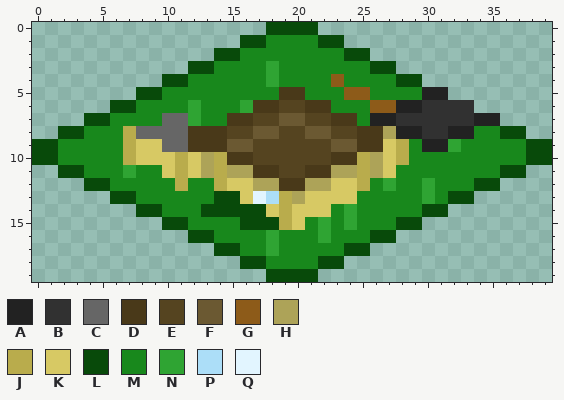
Two states of a pixel-art sprite, house1.png. The picture above was drawn from the file before the commit.
The file is 40x20 pixels.
Palette (. is transparent): A #222222  B #313131  C #666666  D #493919  E #554420  F #6b5932  G #8d5b19  H #ada358  J #b9ac4c  K #d7c964  L #084a0a  M #18881c  N #2fa433  P #acdef8  Q #e2f5ff
New version:
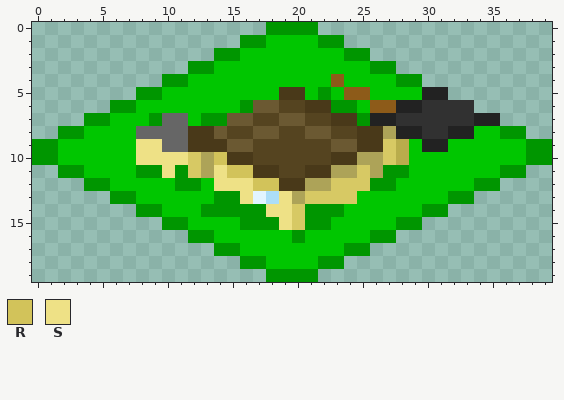
Colours new in this view: R #d2c35a  S #eee186
The exact change:
Colour L changes from #084a0a to #009600.
Colour M changes from #18881c to #00c600.
The edit turns colour D into colour F in row 6 at x 17 to 18; in row 7 at x 15 to 16; in row 8 at x 14.
The edit turns colour J into colour H in row 10 at x 25.
The edit turns colour J into colour K in rows 11 to 12 at x 25.
The edit turns colour J into colour L in rows 11 to 12 at x 11.
The edit turns colour K into colour L in row 11 at x 27; in row 14 at x 21 to 22.
The edit turns colour M into colour L in row 5 at x 22; in row 6 at x 23 to 24; in row 7 at x 9, 13 to 14 and 25; in row 11 at x 8 to 9 and 28; in row 12 at x 12 and 26; in row 14 at x 23.
The edit turns colour M into colour L in row 15 at x 21; in row 16 at x 20.
The edit turns colour N into colour L in row 6 at x 16; in row 12 at x 27; in row 15 at x 22.
The edit turns colour J into colour M in rows 8 to 10 at x 7.
The edit turns colour N into colour M in rows 3 to 4 at x 18; in rows 6 to 7 at x 12; in row 9 at x 32; in row 11 at x 7; in rows 12 to 13 at x 30; in rows 14 to 15 at x 24.
The edit turns colour N into colour M in row 16 at x 18 and 22; in row 17 at x 18.
The edit turns colour H into colour R in row 11 at x 15 to 16; in row 12 at x 17 to 18.
The edit turns colour J into colour R in row 10 at x 14.
The edit turns colour J into colour S in row 10 at x 11; in rows 11 to 12 at x 14; in rows 13 to 15 at x 19.
The edit turns colour K into colour S in row 9 at x 8 to 9; in row 10 at x 8 to 10; in row 11 at x 10; in row 12 at x 15 to 16; in row 13 at x 16; in row 14 at x 18.
Boxes around the changes in both pictures, in picture pixels (x1, y1, x2, y2):
changed: (32, 22, 552, 282)
